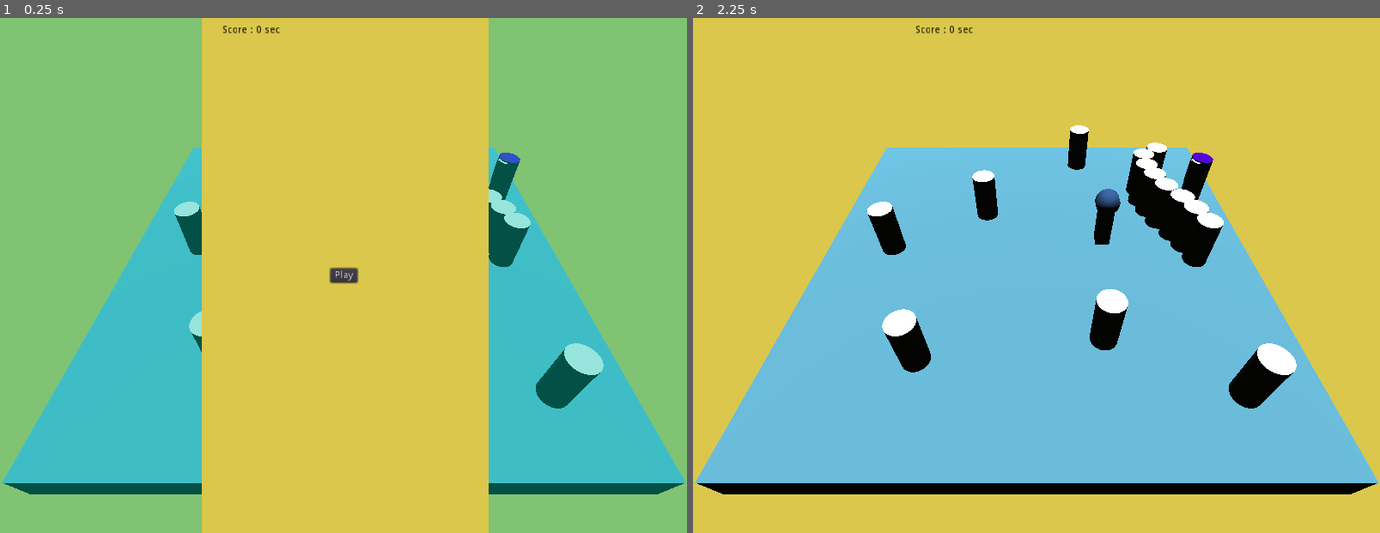
Above: before the commit, frames 1-2 (left to right).
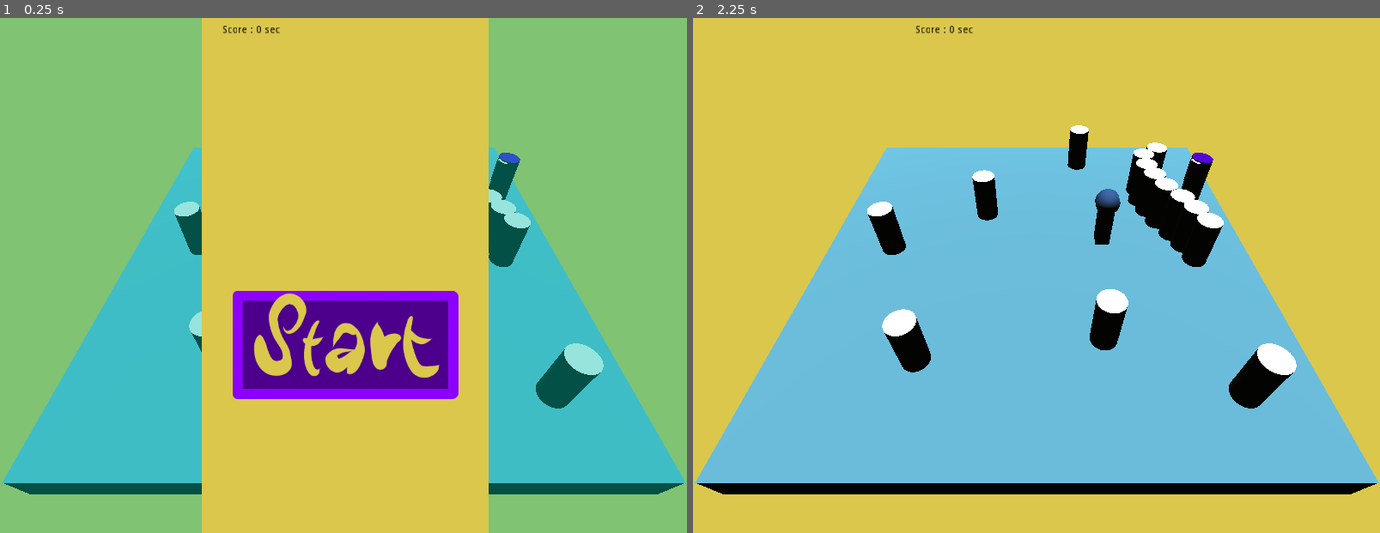
Above: after the commit, the same moments.

Repository: OnyJ/Medusa-old
Game: Godot game, scene res://scenes/Main.tscn
Same seed, same stepped clock (60 frames per second), same inputs: the game is played once before the commit and once after it.
Inputs (mouse positions are in pixels of both pictures, inside the frame that each line leads up to; where the layout moved, square brackets give the same spot in the first picture):
- Up to frame 1 (0.25 s): no input
- Up to frame 2 (2.25 s): click (1036, 342) [1036, 275] at 0.5 s; tap Enter (ui_accept) at 1.25, 1.52 s; hold D (move_right) 1.28-2 s; click (1036, 342) [1036, 275] at 2 s

The runs differ from the first frame. In frame 1, 5.8% of the frame differs, in the area x 33-67%, y 48-74%; in frame 2, nothing differs.

Commit message:
start_button looks professionnal

Diff:
--- a/scenes/UI.tscn
+++ b/scenes/UI.tscn
@@ -1,6 +1,9 @@
-[gd_scene load_steps=2 format=2]
+[gd_scene load_steps=5 format=2]
 
 [ext_resource path="res://scripts/UI.gd" type="Script" id=1]
+[ext_resource path="res://assets/start_button.png" type="Texture" id=2]
+[ext_resource path="res://assets/start_button_pressed.png" type="Texture" id=3]
+[ext_resource path="res://assets/start_button_hover.png" type="Texture" id=4]
 
 [node name="UI" type="Control"]
 anchor_right = 1.0
@@ -68,16 +71,20 @@
 "_edit_use_anchors_": false
 }
 
-[node name="Play" type="Button" parent="Menu"]
+[node name="Play" type="TextureButton" parent="Menu"]
 anchor_left = 0.5
-anchor_top = 0.5
+anchor_top = 0.64
 anchor_right = 0.5
-anchor_bottom = 0.5
-margin_left = -19.0
-margin_top = -10.0
-margin_right = 19.0
-margin_bottom = 10.0
-text = "Play"
+anchor_bottom = 0.64
+margin_left = -171.1
+margin_top = -79.9
+margin_right = 174.9
+margin_bottom = 72.1
+texture_normal = ExtResource( 2 )
+texture_pressed = ExtResource( 3 )
+texture_hover = ExtResource( 4 )
+expand = true
+stretch_mode = 5
 __meta__ = {
 "_edit_use_anchors_": false
 }
Binary file added: assets/Medusa_black_bg_transparent.png
Not shown, added: assets/Medusa_black_bg_transparent.png.import
Binary file added: assets/controls.png
Not shown, added: assets/controls.png.import
Binary file added: assets/start_button.png
Not shown, added: assets/start_button.png.import
Binary file added: assets/start_button_hover.png
Not shown, added: assets/start_button_hover.png.import
Binary file added: assets/start_button_pressed.png
Not shown, added: assets/start_button_pressed.png.import
Not shown, added: assets/start_button_hover.png~
Not shown, added: assets/start_button_pressed.png~
